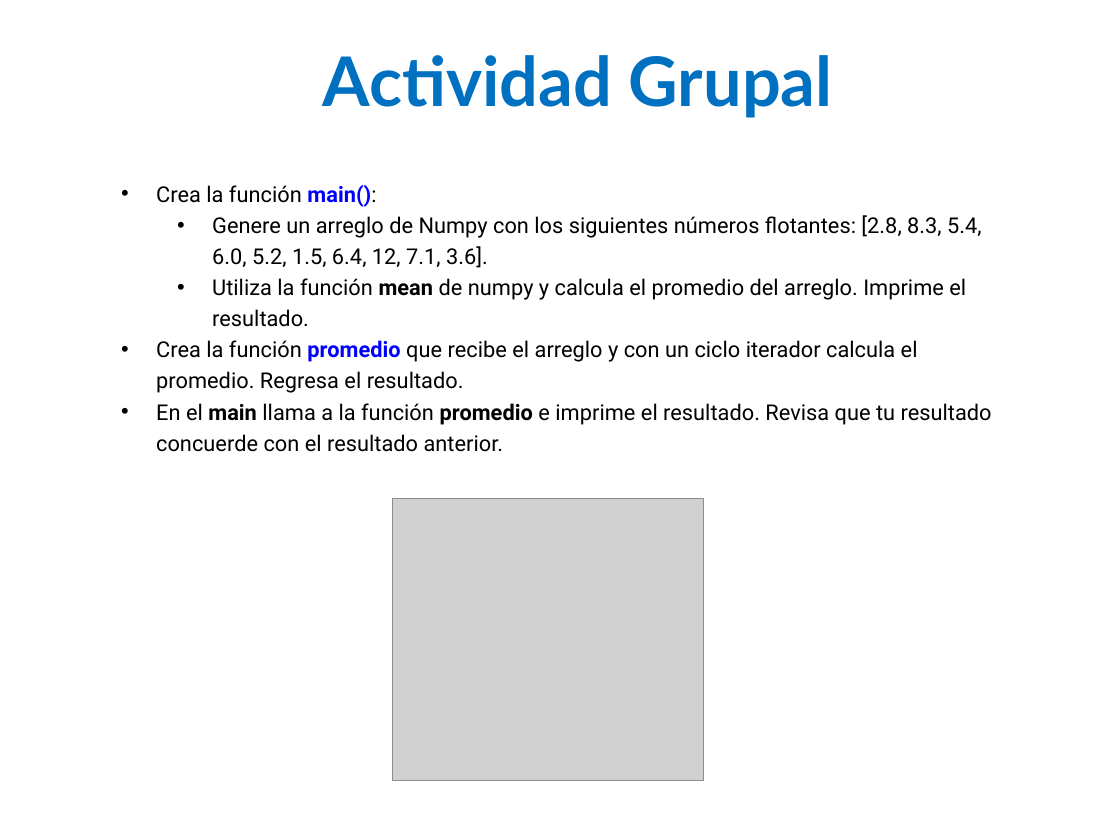
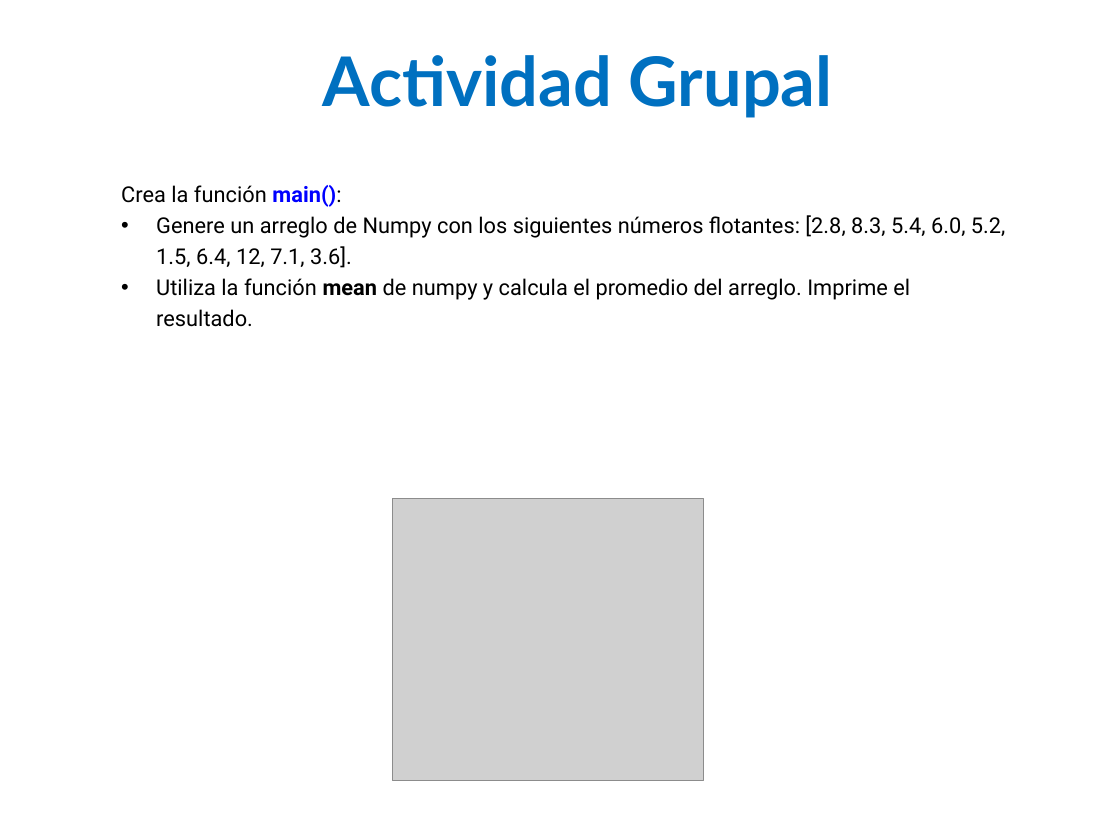
Before and after one commit to lizetheP/PensamientoC, a slide deck: slide 15 of CalendarioAgo2026/presentaciones/9_Arreglos.pptx. Drawn at 1120x840 pixels with LibreOffice and Linux fonts; fonts in the diff are those of the drawing; grey boxes stand for pictures. Boxes give left, top, right and bottom in pixels: in the first picture for what was removed or moved away, otherwise in the second. Text is boxed around its words. In the diff, an @@ line names an element or a change of style, - is before the commit and + after.

```diff
--- a/CalendarioAgo2026/presentaciones/9_Arreglos.pptx
+++ b/CalendarioAgo2026/presentaciones/9_Arreglos.pptx
@@ text "Crea la función main():" at [121, 185, 1006, 327]: bullet • to none; list level 2 to 1 in "Genere un arreglo de Numpy ..."; list level 2 to 1 in "Utiliza la función mean de ..." @@
@@ text at [156, 340, 992, 452]: paragraphs removed @@
-• Crea la función promedio que recibe el arreglo y con un ciclo iterador calcula el promedio. Regresa el resultado.
-• En el main llama a la función promedio e imprime el resultado. Revisa que tu resultado concuerde con el resultado anterior.
```
Also in this commit, not shown: 4 other slides changed, 1 slide removed, 15 other files.
